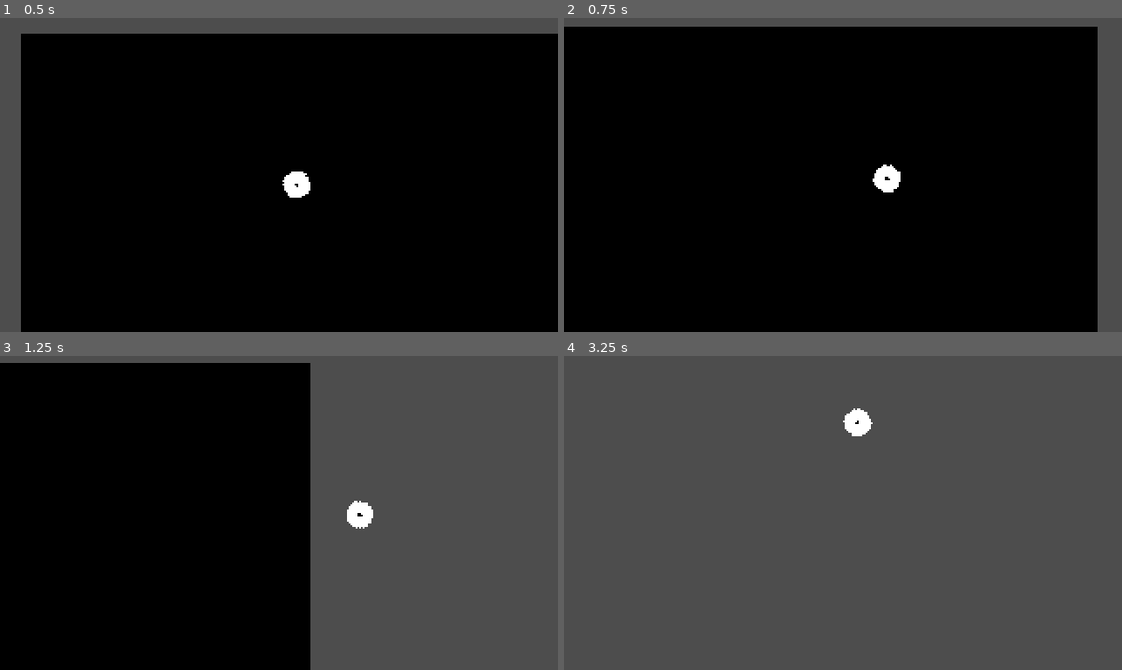
Above: before the commit, frames 1-4 (two rows, left to right).
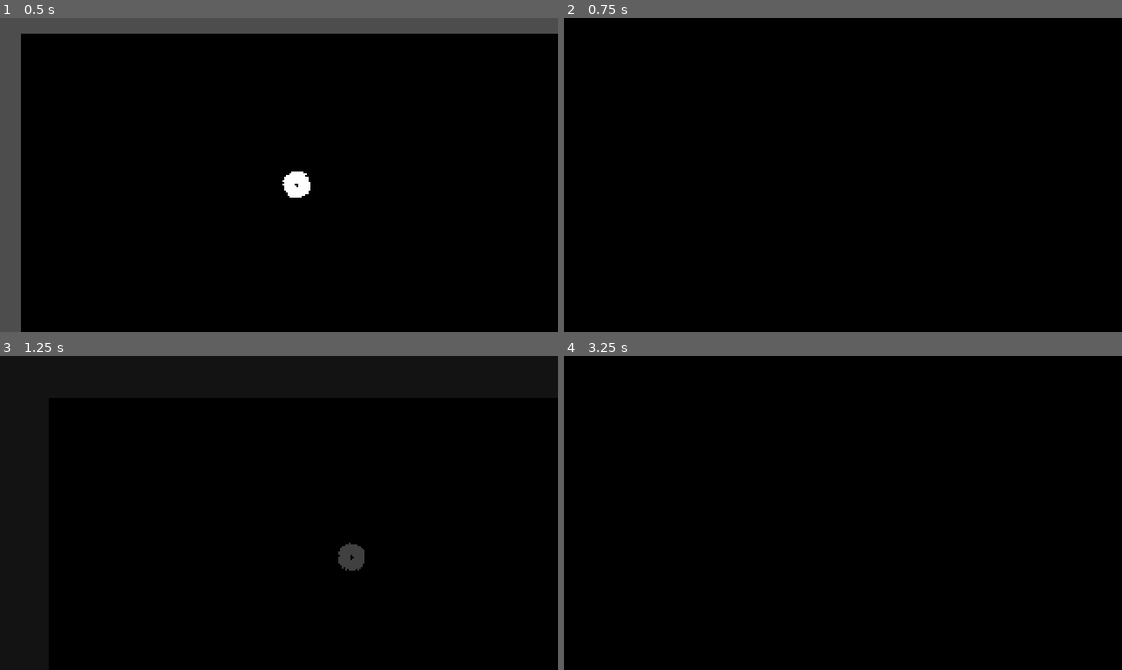
Above: after the commit, the same moments.

Repository: KH951-ARU/The-tale-of-the-demolition-lovers
Game: Godot game, scene res://Test/scenes/room.tscn
Two runs of this game, one before a commit and one after it. Both use one fixed random seed, a clock stepped at 60 frames per second and the inputs below. The project has no main scene, so this scene is started directly.
Inputs (mouse positions are in pixels of both pictures, inside the frame that each line leads up to):
- Up to frame 1 (0.5 s): no input
- Up to frame 2 (0.75 s): tap Enter (ui_accept) at 0.5 s; move the mouse to (965, 159) at 0.52 s; press the mouse at (965, 159) at 0.53 s; hold D (move_right) from 0.53 s (still down)
- Up to frame 3 (1.25 s): keep holding D (move_right); tap Enter (ui_accept) at 0.77, 1.07 s; tap Tab (ui_focus_next) at 0.8 s
- Up to frame 4 (3.25 s): move the mouse to (731, 528) at 1.27 s; release D (move_right) at 1.28 s; release the mouse at (731, 528) at 1.28 s; hold S (move_down) 1.28-2.03 s; tap Tab (ui_focus_next) at 1.35 s; tap Enter (ui_accept) at 1.52, 1.82, 3.02 s; tap 1 (next_weapon, bound only after the commit) at 1.55, 2.1 s; move the mouse to (898, 443) at 2.02 s; hold D (move_right) 2.03-2.78 s; tap 2 (prev_weapon, bound only after the commit) at 2.3, 2.85 s; move the mouse to (815, 575) at 2.77 s; hold W (move_up) from 2.78 s (still down); tap R at 3.05 s

Frame 1 is identical in both runs. In frame 2, 7.3% of the frame differs, in the area x 0-100%, y 0-100%; in frame 3, 45%; in frame 4, 100%.

Commit message:
Add enemy, SceneManager, fade layer, camera bounds
Introduce enemy assets and AI, a SceneManager for floor reloads with fade transitions, and camera boundary support. Added: enemy.png (and import), enemy.tscn, enemy.gd; fade_layer.tscn; SceneManager.gd and autoload entry in project.godot. Updated camera_2d to read limits from a MapBoundary Area2D, added MapBoundary to room.tscn, and grouped Player as "player". Player script: fixed weapon cycling, implemented multi-pellet shooting loop, applied knockback and camera shake, added die() to trigger SceneManager reload. Adjusted Shotgun.tres to increase spread and pellets. Also added input mappings for next/prev weapon.

Diff:
--- a/ttdl-demo/Test/Resourses/Shotgun.tres
+++ b/ttdl-demo/Test/Resourses/Shotgun.tres
@@ -7,8 +7,8 @@
 script = ExtResource("2_w2y7o")
 weapon_name = "Pistol"
 fire_rate = 0.7
-gun_spread_deg = 15.0
+gun_spread_deg = 24.0
 shake_strength = 25.0
 bullet_scene = ExtResource("1_7nl8g")
-bullets_per_shot = 6
+bullets_per_shot = 8
 metadata/_custom_type_script = "uid://ctmvxbxhloun0"
--- /dev/null
+++ b/ttdl-demo/Test/scenes/enemy.tscn
@@ -0,0 +1,25 @@
+[gd_scene load_steps=5 format=3 uid="uid://ciidwlkdss8fu"]
+
+[ext_resource type="Script" uid="uid://b101p4mjsxksw" path="res://Test/scripts/enemy.gd" id="1_xs1rr"]
+[ext_resource type="Texture2D" uid="uid://cjnhx3t4waqcy" path="res://Test/art/enemy.png" id="2_me3b4"]
+
+[sub_resource type="CircleShape2D" id="CircleShape2D_yrpsf"]
+radius = 25.0799
+
+[sub_resource type="CircleShape2D" id="CircleShape2D_80jap"]
+radius = 9.0
+
+[node name="Enemy" type="CharacterBody2D"]
+script = ExtResource("1_xs1rr")
+
+[node name="Sprite2D" type="Sprite2D" parent="."]
+texture = ExtResource("2_me3b4")
+
+[node name="HearingRadius" type="Area2D" parent="."]
+
+[node name="CollisionShape2D" type="CollisionShape2D" parent="HearingRadius"]
+shape = SubResource("CircleShape2D_yrpsf")
+debug_color = Color(1, 0.737255, 0, 0.419608)
+
+[node name="CollisionShape2D" type="CollisionShape2D" parent="."]
+shape = SubResource("CircleShape2D_80jap")
--- /dev/null
+++ b/ttdl-demo/Test/scenes/fade_layer.tscn
@@ -0,0 +1,52 @@
+[gd_scene load_steps=4 format=3 uid="uid://bdtvav8lknct2"]
+
+[sub_resource type="Animation" id="Animation_i48yl"]
+resource_name = "fade"
+length = 0.2
+tracks/0/type = "value"
+tracks/0/imported = false
+tracks/0/enabled = true
+tracks/0/path = NodePath("ColorRect:modulate")
+tracks/0/interp = 1
+tracks/0/loop_wrap = true
+tracks/0/keys = {
+"times": PackedFloat32Array(0, 0.2),
+"transitions": PackedFloat32Array(1, 1),
+"update": 0,
+"values": [Color(1, 1, 1, 0), Color(1, 1, 1, 1)]
+}
+
+[sub_resource type="Animation" id="Animation_nwgdi"]
+length = 0.001
+tracks/0/type = "value"
+tracks/0/imported = false
+tracks/0/enabled = true
+tracks/0/path = NodePath("ColorRect:modulate")
+tracks/0/interp = 1
+tracks/0/loop_wrap = true
+tracks/0/keys = {
+"times": PackedFloat32Array(0),
+"transitions": PackedFloat32Array(1),
+"update": 0,
+"values": [Color(1, 1, 1, 0)]
+}
+
+[sub_resource type="AnimationLibrary" id="AnimationLibrary_hxyjo"]
+_data = {
+&"RESET": SubResource("Animation_nwgdi"),
+&"fade": SubResource("Animation_i48yl")
+}
+
+[node name="FadeLayer" type="CanvasLayer"]
+layer = 100
+
+[node name="ColorRect" type="ColorRect" parent="."]
+modulate = Color(1, 1, 1, 0)
+offset_right = 320.0
+offset_bottom = 180.0
+color = Color(0, 0, 0, 1)
+
+[node name="AnimationPlayer" type="AnimationPlayer" parent="."]
+libraries = {
+&"": SubResource("AnimationLibrary_hxyjo")
+}
--- a/ttdl-demo/Test/scenes/player.tscn
+++ b/ttdl-demo/Test/scenes/player.tscn
@@ -9,7 +9,7 @@
 [sub_resource type="CircleShape2D" id="CircleShape2D_a1vvc"]
 radius = 7.0
 
-[node name="Player" type="CharacterBody2D"]
+[node name="Player" type="CharacterBody2D" groups=["player"]]
 collision_mask = 2
 script = ExtResource("1_v8lpx")
 inventory = Array[ExtResource("2_3itxm")]([ExtResource("3_mdqtx"), ExtResource("4_ip4ch")])
--- a/ttdl-demo/Test/scenes/room.tscn
+++ b/ttdl-demo/Test/scenes/room.tscn
@@ -1,7 +1,10 @@
-[gd_scene load_steps=3 format=3 uid="uid://b6n078kjs6jy4"]
+[gd_scene load_steps=4 format=3 uid="uid://b6n078kjs6jy4"]
 
 [ext_resource type="PackedScene" uid="uid://bfy5kdwf4wgwu" path="res://Test/scenes/player.tscn" id="1_cyutl"]
 [ext_resource type="Script" uid="uid://bla6hytg38q6q" path="res://Test/scripts/camera_2d.gd" id="2_e0xxo"]
+
+[sub_resource type="RectangleShape2D" id="RectangleShape2D_e0xxo"]
+size = Vector2(1216, 666)
 
 [node name="Room" type="Node2D"]
 
@@ -19,3 +22,10 @@
 position_smoothing_speed = 6.0
 script = ExtResource("2_e0xxo")
 player = NodePath("../Player")
+
+[node name="MapBoundary" type="Area2D" parent="."]
+
+[node name="CollisionShape2D" type="CollisionShape2D" parent="MapBoundary"]
+position = Vector2(149, 85)
+shape = SubResource("RectangleShape2D_e0xxo")
+debug_color = Color(0.431373, 0.6, 0, 0.513726)
--- /dev/null
+++ b/ttdl-demo/Test/scripts/SceneManager.gd
@@ -0,0 +1,23 @@
+extends Node
+
+var fade_layer_scene: PackedScene = preload("res://Test/scenes/fade_layer.tscn")
+
+func reload_current_floor() -> void:
+	var fade_instance = fade_layer_scene.instantiate()
+	get_tree().root.add_child(fade_instance)
+
+	var anim_player = fade_instance.get_node("AnimationPlayer") as AnimationPlayer
+
+	#fade to black
+	anim_player.play("fade")
+	await  anim_player.animation_finished
+
+	#reload
+	get_tree().reload_current_scene()
+
+	#fade back in
+	anim_player.play_backwards("fade")
+	await  anim_player.animation_finished
+
+	#clean up
+	fade_instance.queue_free()
--- a/ttdl-demo/Test/scripts/camera_2d.gd
+++ b/ttdl-demo/Test/scripts/camera_2d.gd
@@ -4,11 +4,14 @@
 @export var camera_speed : float = 0.1 # weight for mouse influence
 @export var shake_decay: float = 15
 
+@export var boundary_node_path: NodePath = "../MapBoundary"
+
 var shake_strength: float = 0
 
 func _ready() -> void:
 	#ease to access for the camera to shake
 	add_to_group("Camera")
+	set_camera_limits_from_boundary()
 
 func _process(delta: float) -> void:
 	if not player:
@@ -31,5 +34,23 @@
 	global_position = target_pos + shake_offset
 
 
+func set_camera_limits_from_boundary() -> void:
+	if not has_node(boundary_node_path):
+		print (" map boundary not found")
+
+	var boundary_area = get_node(boundary_node_path) as Area2D
+	var collision_shape = boundary_area.get_child(0) as CollisionShape2D
+
+	if collision_shape and collision_shape.shape is RectangleShape2D:
+		var rect_shape = collision_shape.shape as RectangleShape2D
+		var size = rect_shape.size
+		var half_size = size / 2
+
+		var center_pos = collision_shape.global_position
+		limit_left = int(center_pos.x - half_size.x)
+		limit_top = int(center_pos.y - half_size.y)
+		limit_right = int(center_pos.x + half_size.x)
+		limit_bottom = int(center_pos.y + half_size.y)
+
 func apply_shake(strength: float) -> void:
 	shake_strength = strength
--- /dev/null
+++ b/ttdl-demo/Test/scripts/enemy.gd
@@ -0,0 +1,61 @@
+extends CharacterBody2D
+
+@export var movement_speed: float = 220
+@export var rotation_speed: float = 10
+
+enum AIState { IDLE, ALERT, CHARGING }
+var current_state : AIState = AIState.IDLE
+
+var target_player : CharacterBody2D = null
+var last_known_sound_pos : Vector2 = Vector2.ZERO
+
+func _ready() -> void:
+	var players = get_tree().get_nodes_in_group("player")
+	if players.size() > 0:
+		target_player = players[0]
+
+
+func _physics_process(delta: float) -> void:
+	match current_state:
+		AIState.IDLE:
+			velocity = Vector2.ZERO
+
+		AIState.ALERT:
+			rotate_towards_target(last_known_sound_pos, delta)
+
+			#move to location
+			var dir = (last_known_sound_pos - global_position).normalized()
+			velocity = dir * movement_speed
+
+			if global_position.distance_to(last_known_sound_pos) < 20:
+				current_state = AIState.IDLE
+
+		AIState.CHARGING:
+			if target_player:
+				rotate_towards_target(target_player.global_position, delta)
+				var dir = (target_player.global_position - global_position).normalized()
+				velocity = dir * movement_speed
+
+				if global_position.distance_to(target_player.global_position) < 40:
+					if target_player.has_method("die"):
+						target_player.die()
+	move_and_slide()
+
+func rotate_towards_target(target_pos : Vector2, delta : float) -> void:
+	var target_angle = (target_pos - global_position).angle()
+	global_rotation = lerp_angle(global_rotation, target_angle, rotation_speed * delta)
+
+func _on_hearing_radius_body_entered(body: Node2D) -> void:
+	if body.name.begins_with("Bullet") or body.is_in_group("bullets"):
+		if current_state == AIState.CHARGING:
+			return
+
+		last_known_sound_pos = body.global_position
+		current_state = AIState.ALERT
+
+		await get_tree().create_timer(0.3).timeout
+		current_state = AIState.CHARGING
+
+
+func take_damage(amount: int) -> void:
+	queue_free()
--- a/ttdl-demo/Test/scripts/player.gd
+++ b/ttdl-demo/Test/scripts/player.gd
@@ -54,10 +54,12 @@
 	look_at(mouse_pos)
 
 func handle_inventory_input() -> void:
+	if inventory.size() <= 1:
+		return
 	# handles weapon swaping
-	if Input.is_action_just_pressed("ui_focus_next") or Input.is_action_just_pressed("next_weapon"):
+	if Input.is_action_just_pressed("next_weapon"):
 		cycle_weapon(1)
-	elif Input.is_action_just_pressed("ui_focus_prev") or Input.is_action_just_pressed("prev_weapon"):
+	elif Input.is_action_just_pressed("prev_weapon"):
 		cycle_weapon(-1)
 
 ##equips weapon
@@ -69,9 +71,10 @@
 
 ## cycling thorogh weapons
 func cycle_weapon(direction : int ) -> void:
-	if inventory.size() <= 1: return
-	var new_index = (current_weapon_index + direction) % inventory.size()
-	if new_index < 0:
+	var new_index = current_weapon_index + direction
+	if new_index >= inventory.size():
+		new_index = 0
+	elif new_index < 0:
 		new_index = inventory.size() - 1
 	equip_weapon(new_index)
 
@@ -80,23 +83,40 @@
 func shoot() -> void:
 	can_shoot = false
 
-	#spawn projectile
-	var bullet_inst = current_weapon.bullet_scene.instantiate() as CharacterBody2D
+	var total_pellets = current_weapon.bullets_per_shot
+	var max_spread = current_weapon.gun_spread_deg
 
-	# randomised spread for weapons
-	var max_spread = current_weapon.gun_spread_deg
-	var random_spread = deg_to_rad(randf_range(-max_spread,max_spread))
+	for i in range(total_pellets):
+		#spawn projectile
+		var bullet_inst = current_weapon.bullet_scene.instantiate() as CharacterBody2D
 
-	#set postition of muzzle with player position & random spread
-	bullet_inst.global_position = muzzle.global_position
-	bullet_inst.rotation = global_rotation + random_spread
+		# randomised spread for weapons
+		var random_spread = deg_to_rad(randf_range(-max_spread,max_spread))
 
-	# add to bullet to root (so it can travel
-	get_tree().current_scene.add_child(bullet_inst)
+		#set postition of muzzle with player position & random spread
+		bullet_inst.global_position = muzzle.global_position
+		bullet_inst.rotation = global_rotation + random_spread
 
-	#screen shake
+		# add to bullet to root (so it can travel
+		get_tree().current_scene.add_child(bullet_inst)
+	#apply camera kickback
 	if camera_node:
 		camera_node.apply_shake(current_weapon.shake_strength)
+
+	#knockback system
+	var look_direction = Vector2.RIGHT.rotated(global_rotation)
+	velocity -= look_direction * (current_weapon.shake_strength * 25)
+
+
 	#enforce fire rate
 	await get_tree().create_timer(current_weapon.fire_rate).timeout
 	can_shoot = true
+
+func _unhandled_input(event: InputEvent) -> void:
+	if event.is_action_pressed("ui_accept") or Input.is_key_pressed(KEY_R):
+		die()
+
+func die() -> void:
+	set_physics_process(false)
+	print("YOU DIE")
+	SceneManager.reload_current_floor()
--- a/ttdl-demo/project.godot
+++ b/ttdl-demo/project.godot
@@ -14,6 +14,10 @@
 config/features=PackedStringArray("4.4", "GL Compatibility")
 config/icon="res://icon.svg"
 
+[autoload]
+
+SceneManager="*res://Test/scripts/SceneManager.gd"
+
 [display]
 
 window/size/viewport_width=320
@@ -22,6 +26,10 @@
 window/size/window_width_override=960
 window/size/window_height_override=540
 window/stretch/mode="viewport"
+
+[global_group]
+
+player=""
 
 [input]
 
@@ -50,6 +58,16 @@
 "events": [Object(InputEventMouseButton,"resource_local_to_scene":false,"resource_name":"","device":-1,"window_id":0,"a …(257 unchanged characters)…
 ]
 }
+prev_weapon={
+"deadzone": 0.2,
+"events": [Object(InputEventKey,"resource_local_to_scene":false,"resource_name":"","device":-1,"window_id":0,"alt_pressed":false,"shift_pressed":false,"ctrl_pressed":false,"meta_pressed":false,"pressed":false,"keycode":0,"physical_keycode":50,"key_label":0,"unicode":50,"location":0,"echo":false,"script":null)
+]
+}
+next_weapon={
+"deadzone": 0.2,
+"events": [Object(InputEventKey,"resource_local_to_scene":false,"resource_name":"","device":-1,"window_id":0,"alt_pressed":false,"shift_pressed":false,"ctrl_pressed":false,"meta_pressed":false,"pressed":false,"keycode":0,"physical_keycode":49,"key_label":0,"unicode":49,"location":0,"echo":false,"script":null)
+]
+}
 
 [layer_names]
 
Binary file added: ttdl-demo/Test/art/enemy.png
Not shown, added: ttdl-demo/Test/art/enemy.png.import
Not shown, added: ttdl-demo/Test/scripts/SceneManager.gd.uid
Not shown, added: ttdl-demo/Test/scripts/enemy.gd.uid
